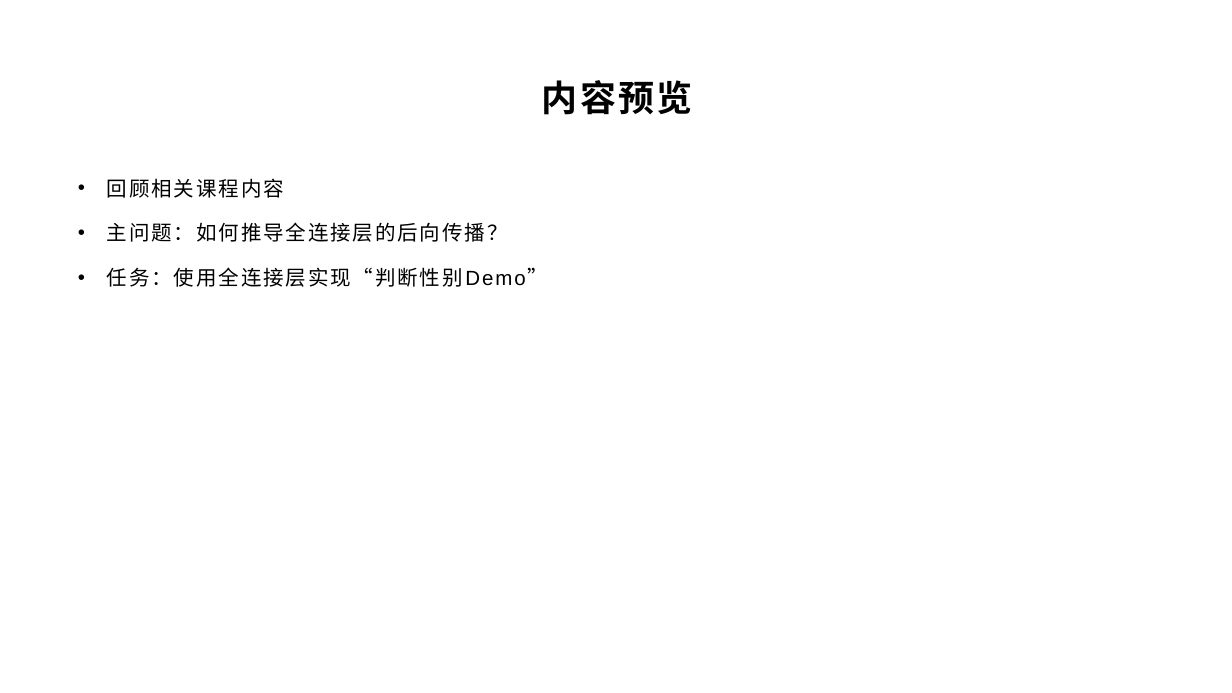
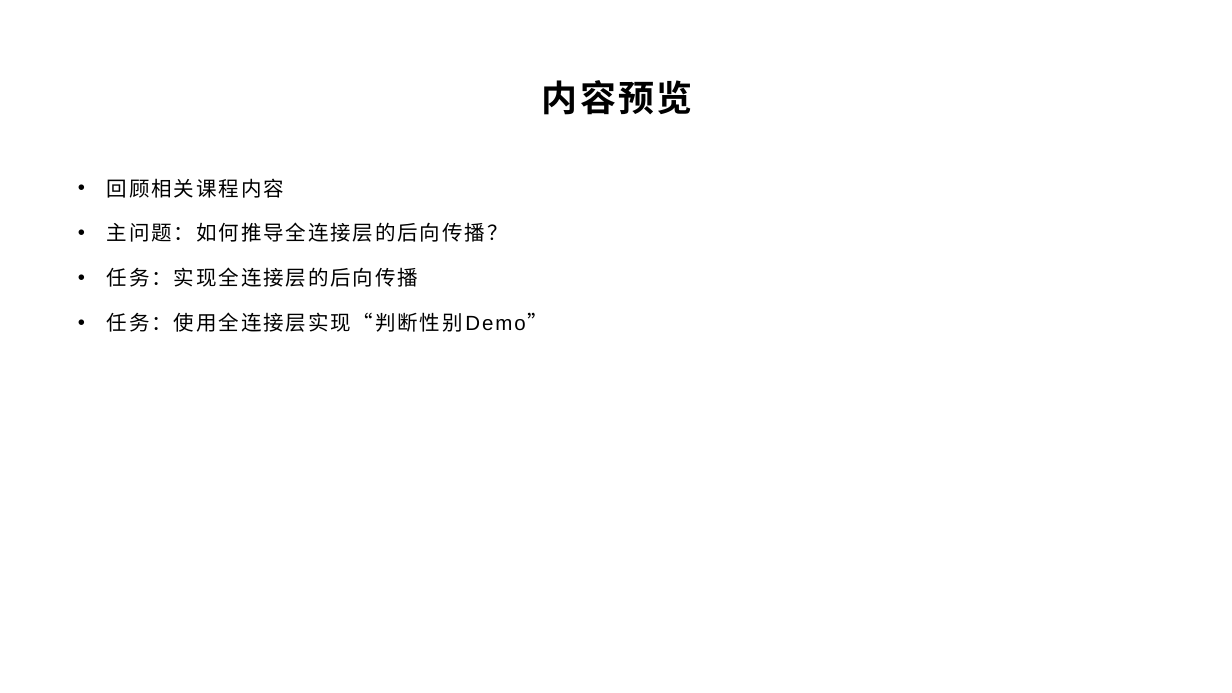
Before and after one commit to yyc-git/DeepLearningEdu, a slide deck: slide 3 of lessons/3_derivation_3/ppt/全连接层的前向和后向传播推导（下）.pptx. Drawn at 1232x693 pixels with LibreOffice and Linux fonts; fonts in the diff are those of the drawing; background and template pictures are left out. Boxes give left, top, right and bottom in pixels: in the first picture for what was removed or moved away, otherwise in the second. Text is boxed around its words. In the diff, an @@ line names an element or a change of style, - is before the commit and + after.

```diff
--- a/lessons/3_derivation_3/ppt/全连接层的前向和后向传播推导（下）.pptx
+++ b/lessons/3_derivation_3/ppt/全连接层的前向和后向传播推导（下）.pptx
@@ text at <box>107,267,418,287</box>: paragraph added @@
+• 任务：实现全连接层的后向传播
```
Also in this commit, not shown: 1 slide added, 2 other files.
